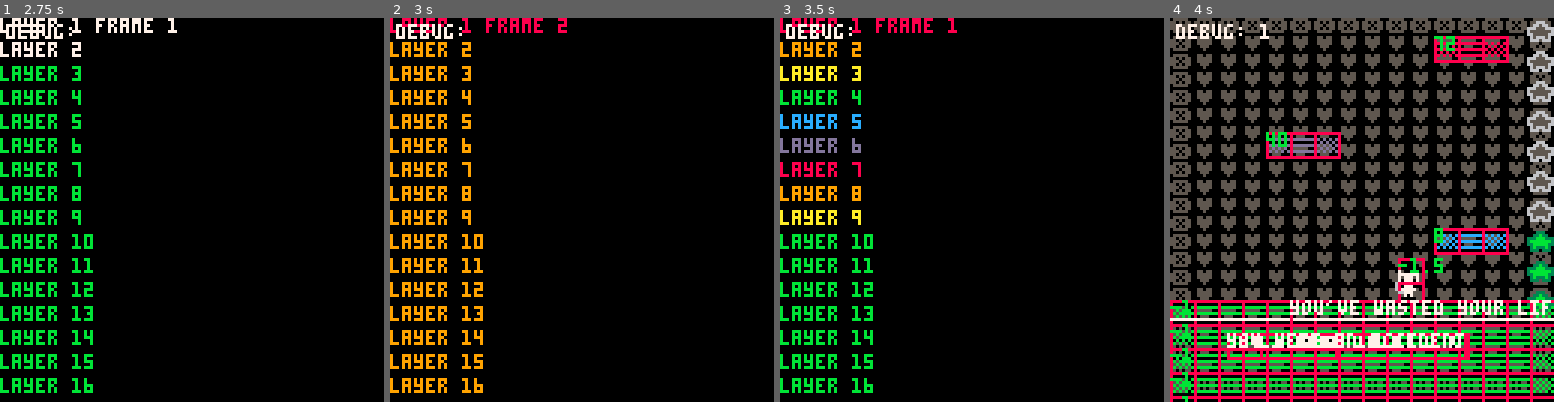
Above: before the commit, frames 1-4 (left to right).
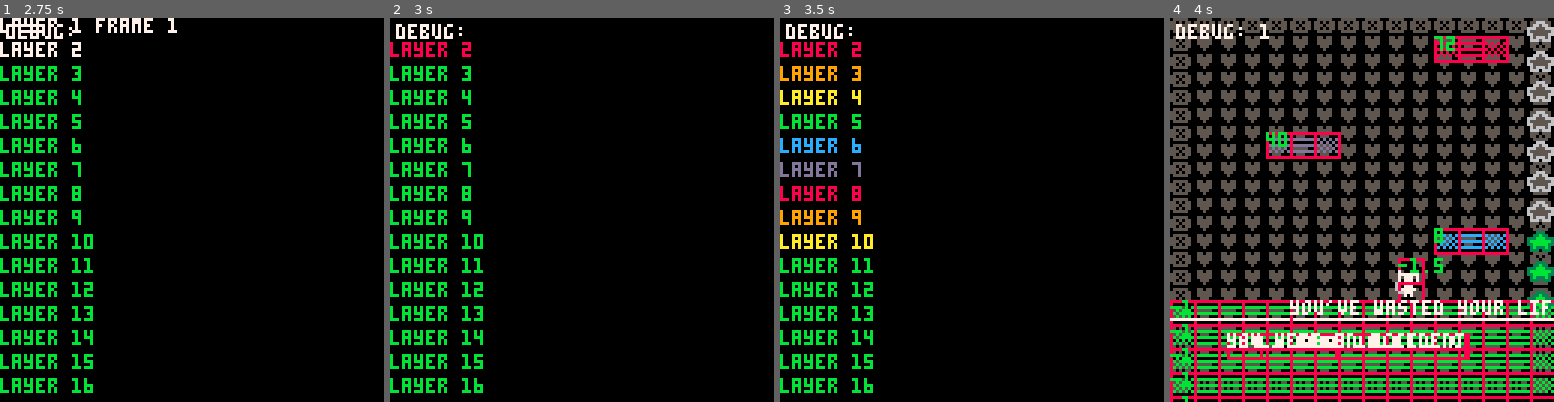
Above: after the commit, the same moments.

Repository: hypercube143/picoasciijam2026
Game: PICO-8 cartridge picoasciijam2016.p8
Two runs of this game, one before a commit and one after it. Both use one fixed random seed, a clock stepped at 60 frames per second and the inputs below.
Inputs:
- Up to frame 1 (2.75 s): tap X (X key) at 0.33, 1.07, 1.85 s; hold Right 1.6-2.1 s; hold Up 2.15-2.42 s; hold Right from 2.47 s (still down)
- Up to frame 2 (3 s): keep holding Right; tap X (X key) at 2.97 s
- Up to frame 3 (3.5 s): release Right at 3.03 s; hold Left from 3.08 s (still down)
- Up to frame 4 (4 s): release Left at 3.58 s; hold Down 3.63-3.97 s

Frame 1 is identical in both runs. In frame 2, 6.6% of the frame differs, in the area x 0-47%, y 0-98%; in frame 3, 4.0%; in frame 4, nothing differs.

Commit message:
Update picoasciijam2016.p8

Diff:
--- a/picoasciijam2016.p8
+++ b/picoasciijam2016.p8
@@ -193,6 +193,7 @@
             spacing = 8
             currentFrame = frames[currentFrameIdx]
             layerN = 1
+            rainbowN = 0
             for layer in all(currentFrame) do
                 layerStr = layer.str
                 -- layerStr = currentFrameIdx
@@ -208,6 +209,8 @@
                             rainbowN = 1
                         end
                         layerCol = platformColours[rainbowN]
+                    else
+                        layerCol = 11
                     end
                 end
                 print(layerStr, 0, yMod, layerCol)
